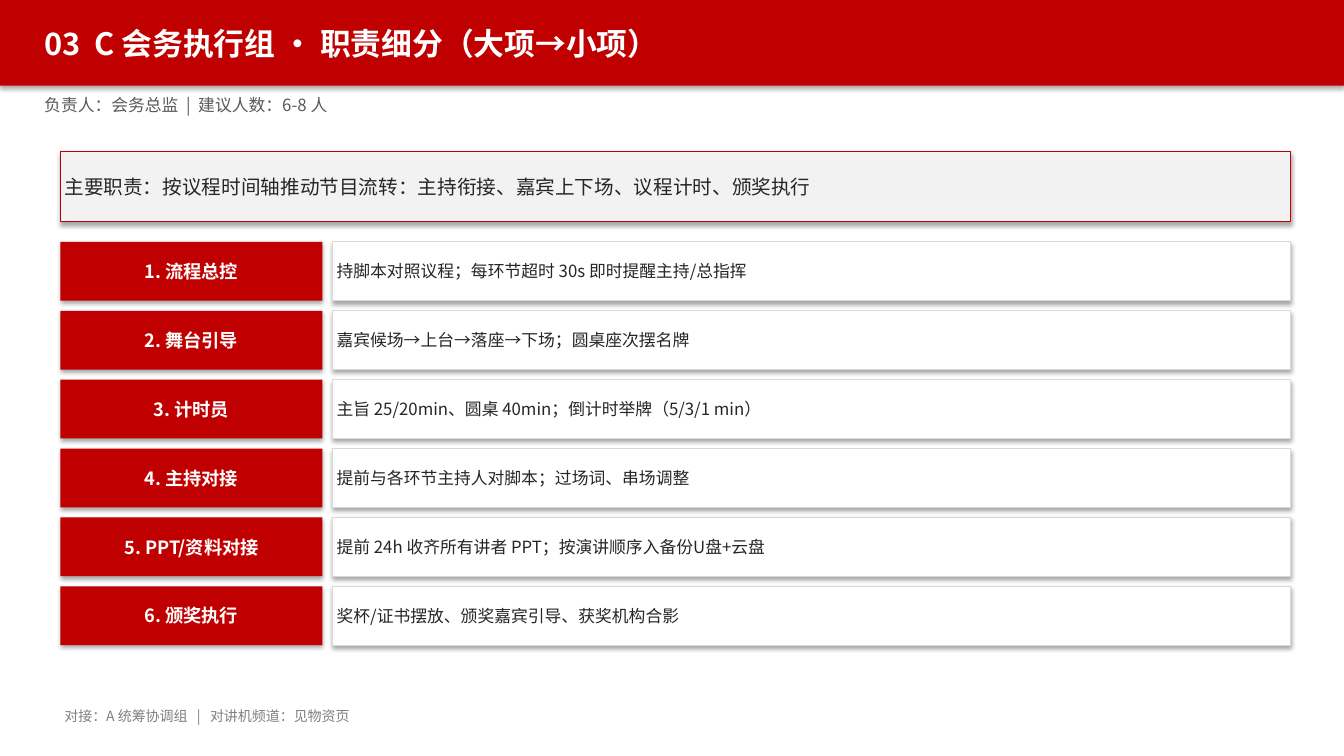
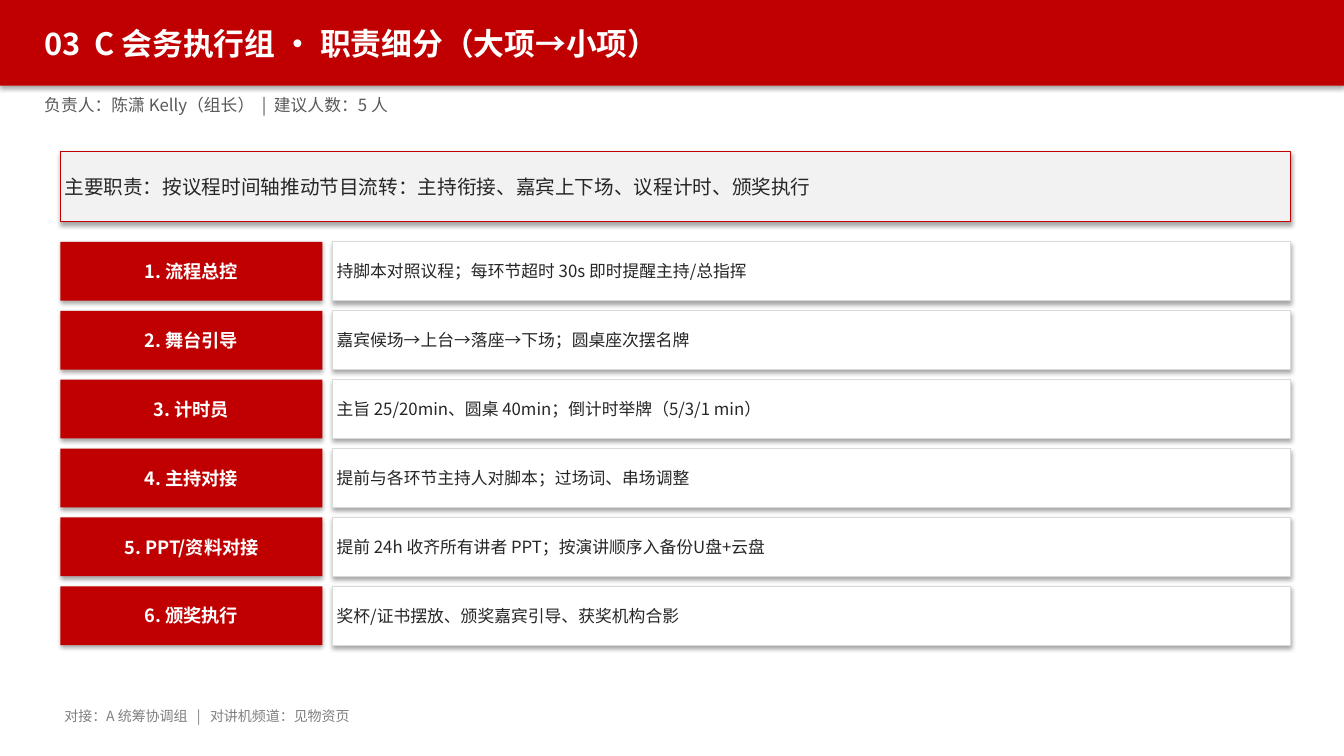
Before and after one commit to hujigang2010-maker/AIDEN, a slide deck: slide 7 of 2026峰会_志愿者分工方案.pptx. Drawn at 1344x756 pixels with LibreOffice and Linux fonts; fonts in the diff are those of the drawing. Boxes give left, top, right and bottom in pixels: in the first picture for what was removed or moved away, otherwise in the second. Text is boxed around its words. In the diff, an @@ line names an element or a change of style, - is before the commit and + after.

```diff
--- a/2026峰会_志愿者分工方案.pptx
+++ b/2026峰会_志愿者分工方案.pptx
@@ text at (44,97,388,115): text changed @@
-负责人：会务总监 | 建议人数：6-8 人
+负责人：陈潇 Kelly（组长） | 建议人数：5 人
```
Also in this commit, not shown: 14 other slides changed, 1 slide added, 2 other files.
